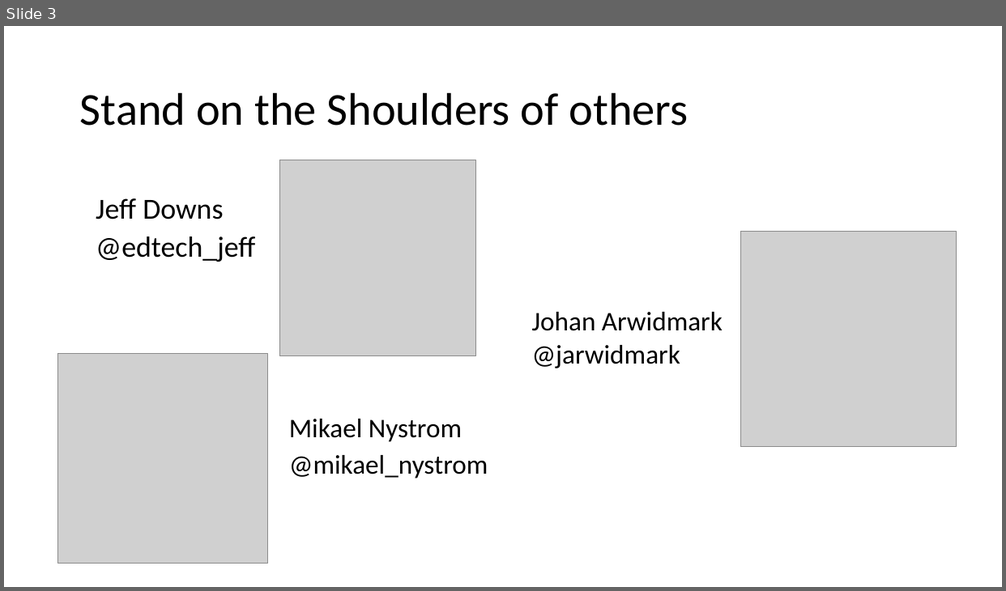
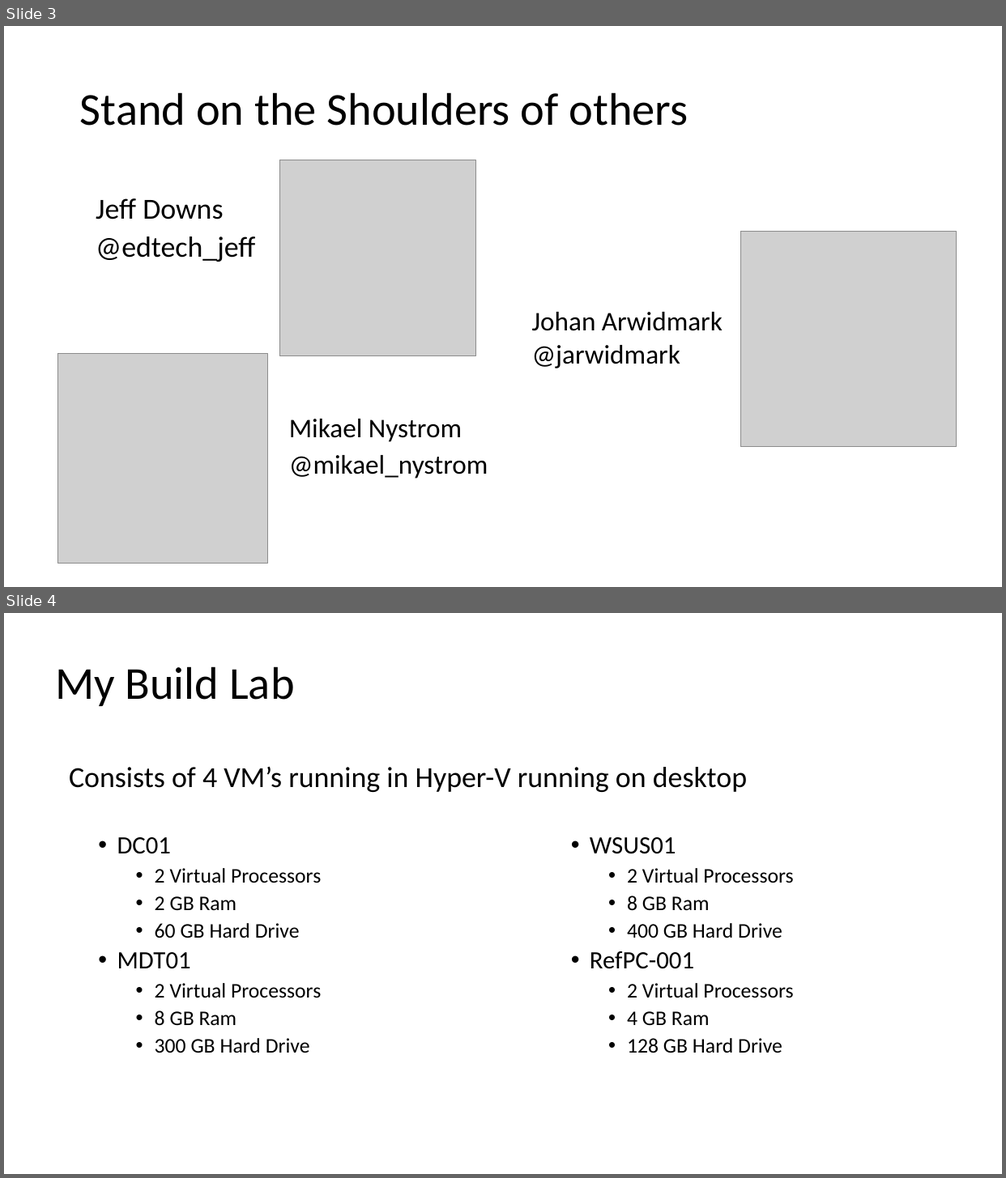
Before and after one commit to fydexx/HECC-2018, a slide deck: Deploying Windows 10 With MDT - Intro Slides.pptx. Shown one above the other, each under a label of ours: slide 3 before the commit, slides 3 and 4 after it. The pictures are 1006x591 and 1006x1178 pixels, drawn with LibreOffice and Linux fonts; fonts in the diff are those of the drawing; grey boxes stand for pictures. Boxes give left, top, right and bottom in pixels: in the first picture for what was removed or moved away, otherwise in the second. Text is boxed around its words. In the diff, an @@ line names an element or a change of style, - is before the commit and + after.

```diff
--- a/Deploying Windows 10 With MDT - Intro Slides.pptx
+++ b/Deploying Windows 10 With MDT - Intro Slides.pptx
@@ slide 4 added at [4,613,1002,1174], background #FFFFFF @@
@@ title added at [55,666,294,706], 44 pt, text #000000 @@
+My Build Lab
@@ text added at [69,766,747,792], 28 pt, text #000000 @@
+Consists of 4 VM’s running in Hyper-V running on desktop
@@ text added at [117,837,321,1053], 20 pt, text #000000 @@
+  • DC01
+    • 2 Virtual Processors
+    • 2 GB Ram
+    • 60 GB Hard Drive
+  • MDT01
+    • 2 Virtual Processors
+    • 8 GB Ram
+    • 300 GB Hard Drive
@@ text added at [590,837,793,1054], 20 pt, text #000000 @@
+  • WSUS01
+    • 2 Virtual Processors
+    • 8 GB Ram
+    • 400 GB Hard Drive
+  • RefPC-001
+    • 2 Virtual Processors
+    • 4 GB Ram
+    • 128 GB Hard Drive
```
Also in this commit, not shown: 1 slide changed, 1 other file.
